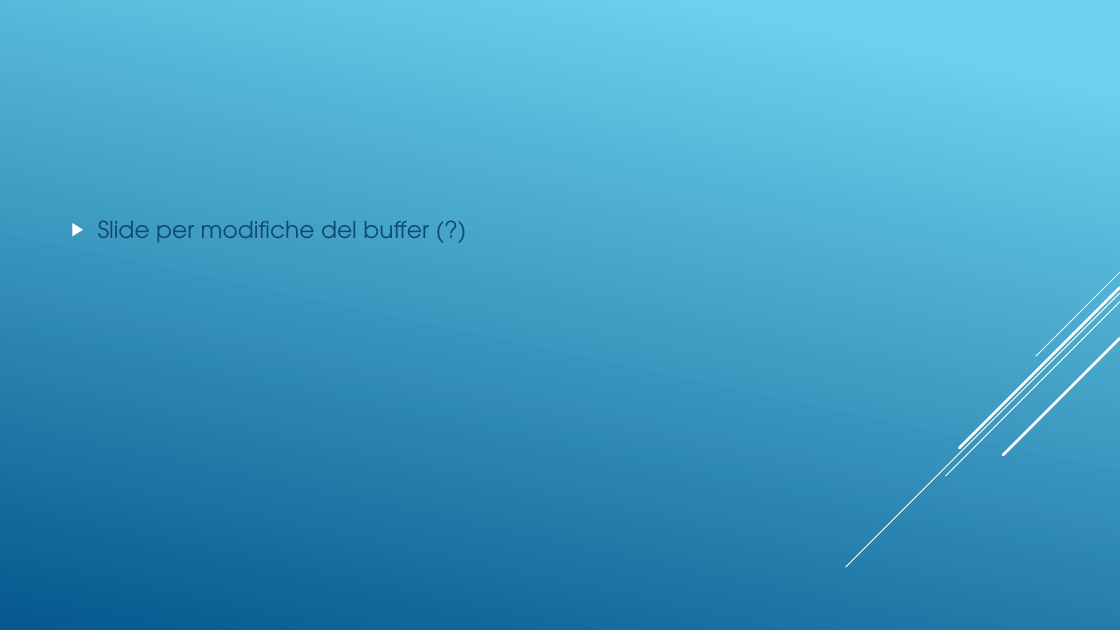
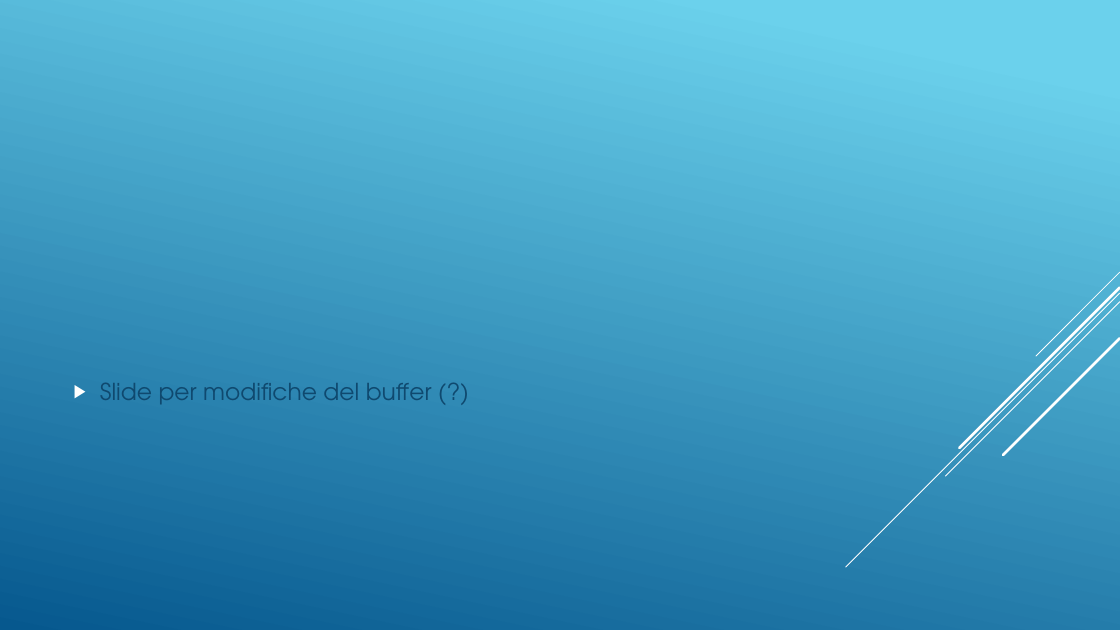
Before and after one commit to DaddaOperator/STM-Micro-Exercises-PLSD-, a slide deck: slide 12 of PresentazioneOfficial.pptx (slide 7 before the commit). Drawn at 1120x630 pixels with LibreOffice and Linux fonts; fonts in the diff are those of the drawing. Boxes give left, top, right and bottom in pixels: in the first picture for what was removed or moved away, otherwise in the second. Text is boxed around its words. In the diff, an @@ line names an element or a change of style, - is before the commit and + after.

```diff
--- a/PresentazioneOfficial.pptx
+++ b/PresentazioneOfficial.pptx
@@ text "Slide per modifiche del buffer ...": place and size @@
-text "Slide per modifiche del buffer ..." at [98, 220, 429, 243]
+text "Slide per modifiche del buffer ..." at [100, 383, 432, 404]
```
Also in this commit, not shown: 1 other slide changed, 5 slides added, 5 other files.
